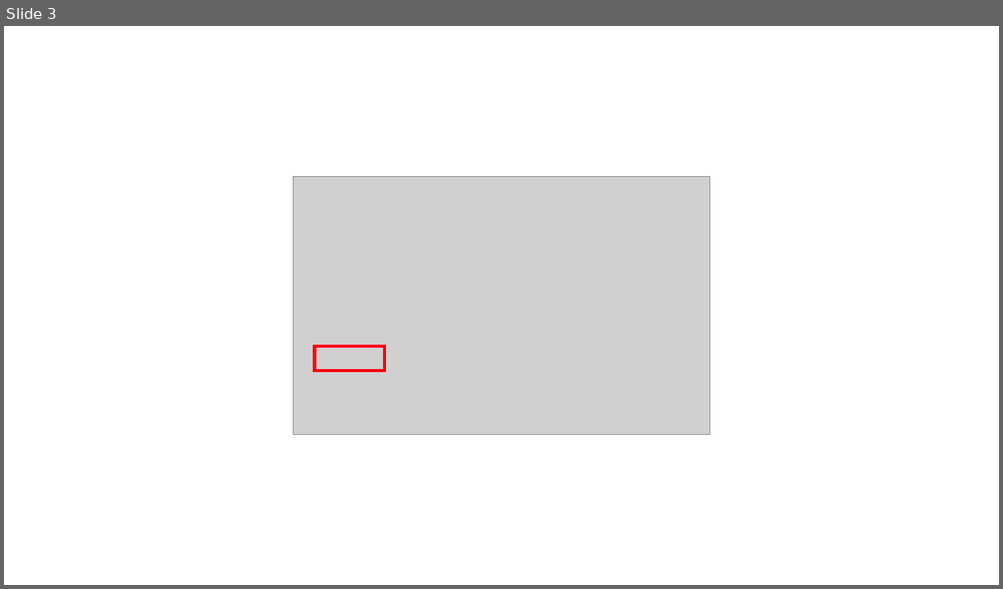
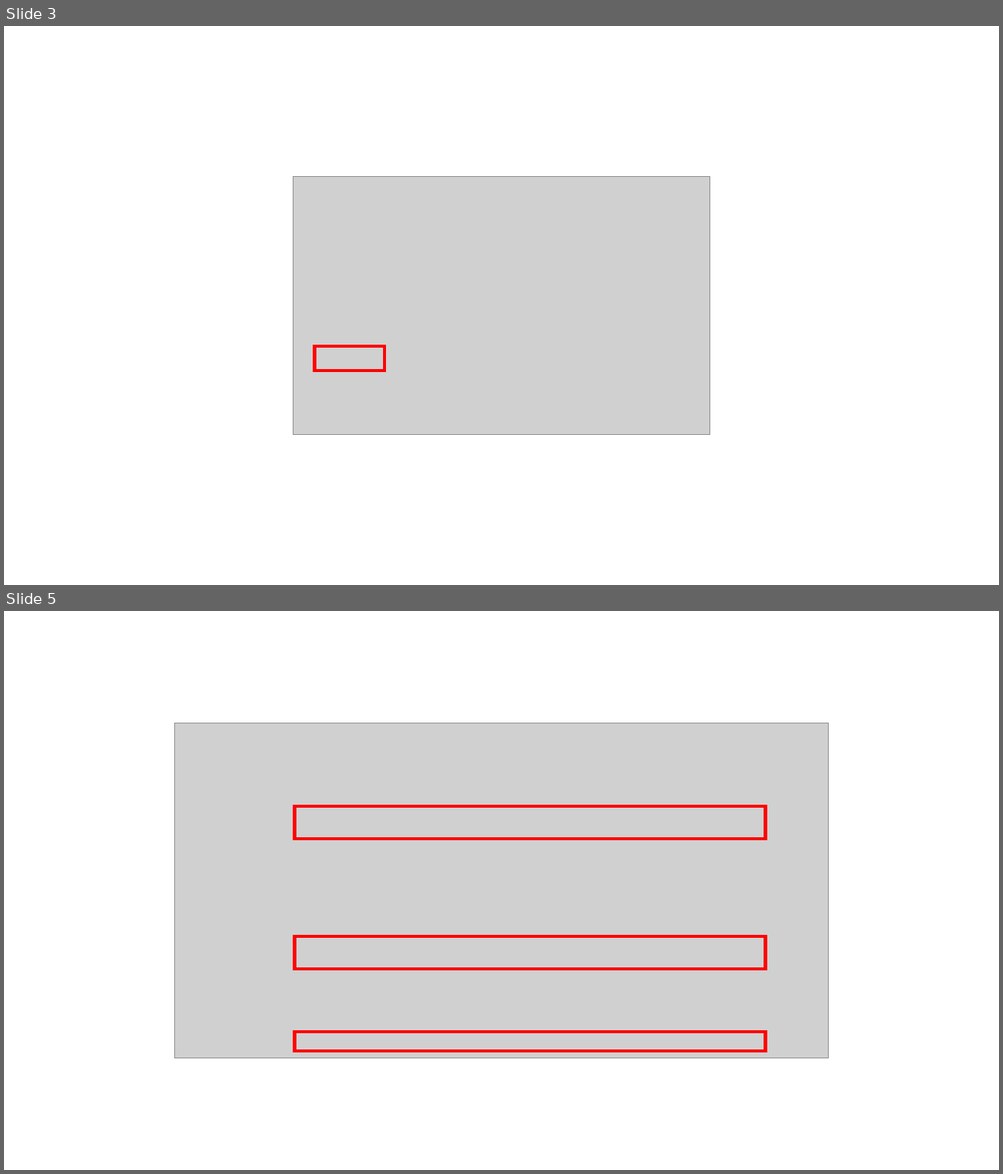
Before and after one commit to Han-Joon-Hyeok/TIL, a slide deck: HTML/images/images.pptx. Shown one above the other, each under a label of ours: slide 3 before the commit, slides 3 and 5 after it; the slides between them are not shown. The pictures are 1003x589 and 1003x1174 pixels, drawn with LibreOffice and Linux fonts; fonts in the diff are those of the drawing; grey boxes stand for pictures. Boxes give left, top, right and bottom in pixels: in the first picture for what was removed or moved away, otherwise in the second. Text is boxed around its words. In the diff, an @@ line names an element or a change of style, - is before the commit and + after.

```diff
--- a/HTML/images/images.pptx
+++ b/HTML/images/images.pptx
@@ slide 5 added at [4,611,999,1170], background #FFFFFF @@
@@ picture added at [175,723,828,1059] @@
@@ rectangle added at [294,806,765,840], outline #FF0000 3 pt @@
@@ rectangle added at [294,937,765,970], outline #FF0000 3 pt @@
@@ rectangle added at [294,1033,765,1051], outline #FF0000 3 pt @@
```
Also in this commit, not shown: 3 other slides added, 7 other files.
